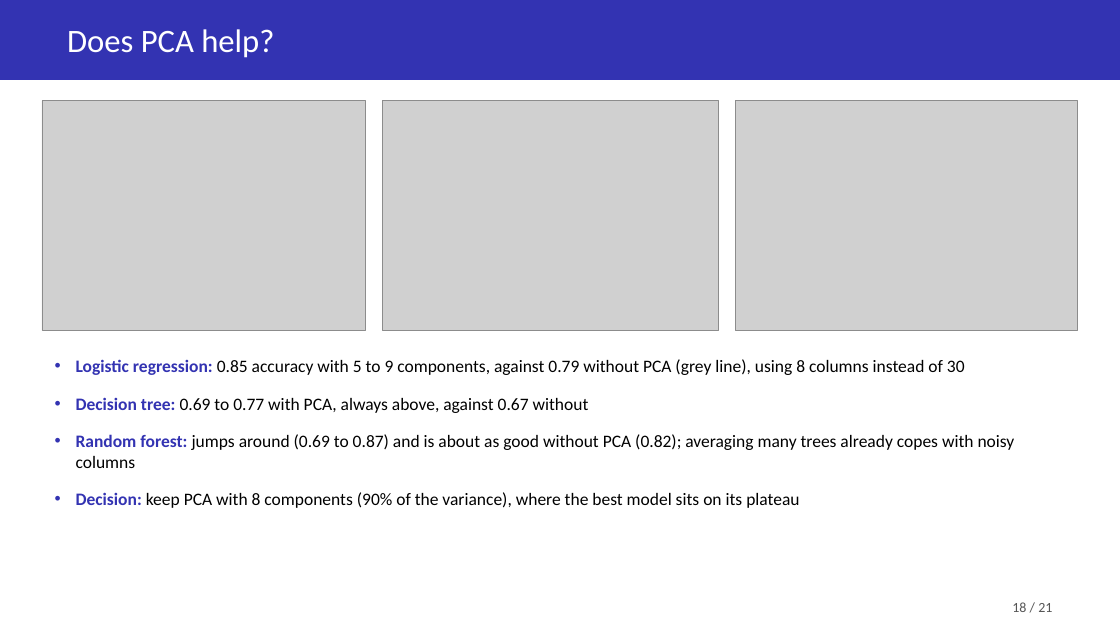
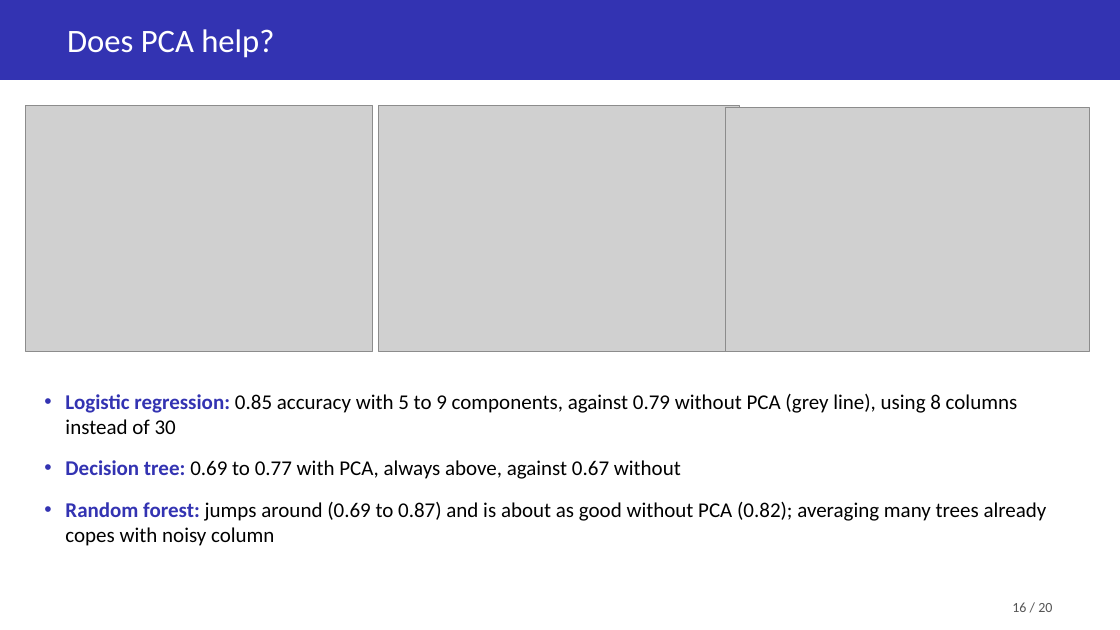
Before and after one commit to Soemon007/DS203_GroupProject, a slide deck: slide 16 of deliverables/DS203_Slides.pptx (slide 18 before the commit). Drawn at 1120x630 pixels with LibreOffice and Linux fonts; fonts in the diff are those of the drawing; grey boxes stand for pictures. Boxes give left, top, right and bottom in pixels: in the first picture for what was removed or moved away, otherwise in the second. Text is boxed around its words. In the diff, an @@ line names an element or a change of style, - is before the commit and + after.

```diff
--- a/deliverables/DS203_Slides.pptx
+++ b/deliverables/DS203_Slides.pptx
@@ picture: place and size @@
-picture at [42, 101, 365, 330]
+picture at [26, 105, 373, 351]
@@ picture: place and size @@
-picture at [382, 101, 719, 330]
+picture at [378, 105, 739, 351]
@@ picture: place and size @@
-picture at [736, 101, 1078, 330]
+picture at [726, 108, 1090, 351]
@@ text "Logistic regression: 0.85 accuracy with ...": place and size @@
-text "Logistic regression: 0.85 accuracy with ..." at [76, 359, 1015, 508]
+text "Logistic regression: 0.85 accuracy with ..." at [65, 394, 1047, 546]
@@ text at [65, 394, 1018, 479]: size 15 to 18 pt in "Logistic regression: 0.85 accuracy with 5 to ...", "Decision tree: 0.69 to 0.77 with PCA, ..." @@
@@ text at [65, 502, 1047, 546]: text changed; size 15 to 18 pt @@
-• Random forest: jumps around (0.69 to 0.87) and is about as good without PCA (0.82); averaging many trees already copes with noisy columns
-• Decision: keep PCA with 8 components (90% of the variance), where the best model sits on its plateau
+• Random forest: jumps around (0.69 to 0.87) and is about as good without PCA (0.82); averaging many trees already copes with noisy column
@@ text at [1012, 602, 1052, 612]: text changed @@
-18 / 21
+16 / 20
```
Also in this commit, not shown: 15 other slides changed, 2 slides added, 3 slides removed.
